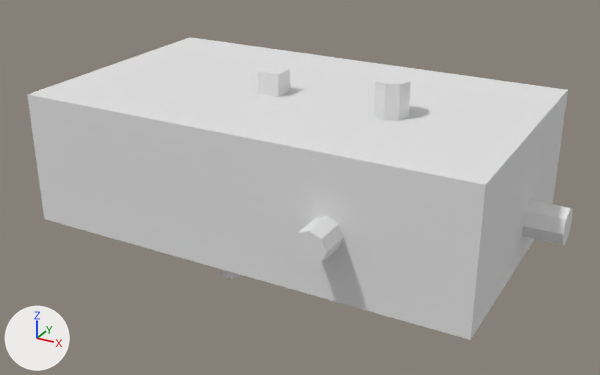
The glTF model public/Objects/object06_medium.glb: old version first, new version second.
One viewpoint serves both versions: a 50 mm camera at (2.82, -5.12, 2.3) aimed at (0.07, -0.12, -0.2). Arrows for +X, +Y and +Z are at lower left; the lights stay in place. The picture after the commit comes second. Vertices at exactly the same position are counted once.

Objects in the first picture: 'object06_medium'.
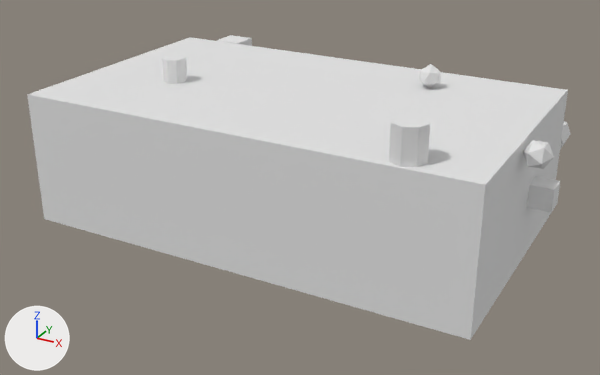
Location of each change, (x1, y1, x2, y2) in pixels of the pictures (600 x 375 px; the box of a moved part takes in the faces that stretch with it):
```json
{"object": "object06_medium", "change": "reshaped", "before": [27, 37, 573, 340], "after": [27, 35, 570, 340]}
{"part": 1, "of": "me_cube_060", "change": "added", "after": [162, 55, 187, 84]}
{"part": 2, "of": "me_cube_060", "change": "added", "after": [523, 140, 554, 169]}
{"part": 3, "of": "me_cube_060", "change": "added", "after": [420, 64, 441, 87]}
{"part": 4, "of": "me_cube_060", "change": "moved or reshaped", "before": [374, 74, 411, 121], "after": [560, 121, 570, 149], "on screen": "mostly hidden afterwards"}
{"part": 5, "of": "me_cube_060", "change": "moved or reshaped", "before": [258, 66, 290, 97], "after": [527, 177, 560, 213]}
{"part": 6, "of": "me_cube_060", "change": "moved or reshaped", "before": [292, 216, 343, 265], "after": [389, 114, 430, 167]}
{"part": 7, "of": "me_cube_060", "change": "added", "after": [217, 35, 252, 46]}
{"part": 8, "of": "me_cube_060", "change": "deleted", "before": [220, 200, 573, 280], "on screen": "mostly hidden"}
```

Edits to the scene script, one JSON object a line:
```json
{"block": "me_cube_060", "where": "# used by ob_object06_medium; location = (0.0, 0.0, 0.0)"}
{"op": "remove", "block": "me_cube_060", "code": "me_cube_060.from_pydata(...)  # 140 vertices, 236 faces; spans x -1.7..1.97, y -1.23..1.09, z -0.77..0.75"}
{"op": "add", "block": "me_cube_060", "code": "me_cube_060.from_pydata(...)  # 104 vertices, 172 faces; spans x -1.7..1.89, y -1.0..1.25, z -0.68..0.74"}
{"block": "me_cube_060", "change": "me_cube_060 part 1: a new loose piece, an 8-sided cylinder along z spanning x -1.06..-0.88, y -0.29..-0.11, z 0.5..0.68, in mat_mat_object06_medium (white #e5e5e5)"}
{"block": "me_cube_060", "change": "me_cube_060 part 2: a new loose piece, an icosphere of 20 faces spanning x 1.7..1.89, y -0.3..-0.14, z 0.34..0.51, in mat_mat_object06_medium (white #e5e5e5)"}
{"block": "me_cube_060", "change": "me_cube_060 part 3: a new loose piece, an icosphere of 20 faces spanning x 0.7..0.86, y 0.49..0.64, z 0.5..0.68, in mat_mat_object06_medium (white #e5e5e5)"}
{"block": "me_cube_060", "change": "me_cube_060 part 4: the loose piece of 16 vertices spanning x 0.66..0.91, y -0.28..-0.03, z 0.5..0.75 is turned -90 degrees about the x axis through its middle, then moved by (0.81, 1.28, -0.55)"}
{"block": "me_cube_060", "change": "me_cube_060 part 5: the loose piece of 8 vertices spanning x -0.24..-0.08, y -0.18..-0.01, z 0.5..0.67 is turned 90 degrees about the y axis through its middle, then moved by (1.94, 0.26, -0.58)"}
{"block": "me_cube_060", "change": "me_cube_060 part 6: the loose piece of 16 vertices spanning x 0.62..0.86, y -1.23..-1.0, z -0.14..0.09 is turned -90 degrees about the x axis through its middle and scaled by 1.04, then moved by (0.46, 0.25, 0.65)"}
{"block": "me_cube_060", "change": "me_cube_060 part 7: a new loose piece, a box spanning x -1.41..-1.18, y 1.0..1.23, z 0.28..0.51, in mat_mat_object06_medium (white #e5e5e5)"}
{"block": "me_cube_060", "change": "me_cube_060 part 8: 7 loose pieces with 92 vertices, spanning x -0.43..1.97, y -0.91..1.09, z -0.77..-0.06, are deleted"}
{"block": "me_cube_060", "change": "other edits to the shape of me_cube_060 do not show in these pictures"}
```
